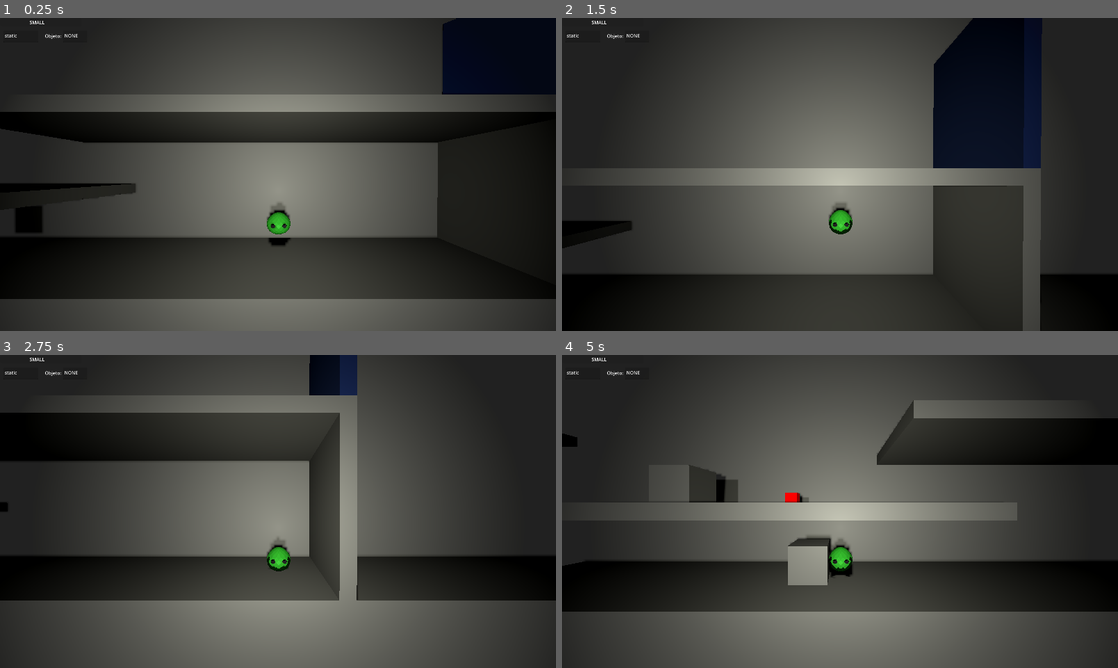
Above: before the commit, frames 1-4 (two rows, left to right).
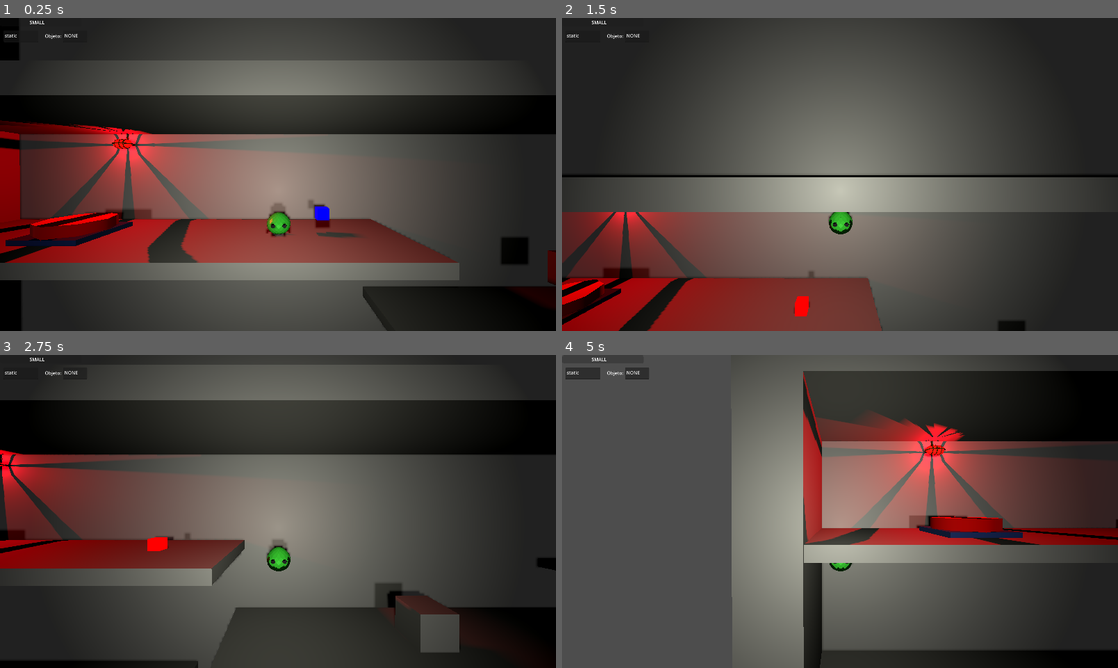
Above: after the commit, the same moments.

Repository: Isaac-Salas/GameOff2023
Game: Godot game, scene res://Levels/Level_0_tutorial.tscn
Same seed, same stepped clock (60 frames per second), same inputs: the game is played once before the commit and once after it. This scene is started directly instead of the project's main scene.
Inputs:
- Up to frame 1 (0.25 s): no input
- Up to frame 2 (1.5 s): tap Enter (ui_accept) at 0.5 s; hold D (Walk_Right) 0.53-1.28 s; hold W (Grow) 0.53-1.28 s; tap Space (Jump) at 0.77 s; hold Down (ui_down) from 1.28 s (still down); tap E (Interact) at 1.35 s
- Up to frame 3 (2.75 s): tap Space (Jump) at 1.52 s; release Down (ui_down) at 2.03 s; hold D (Walk_Right) from 2.03 s (still down); hold Z (Item) from 2.03 s (still down)
- Up to frame 4 (5 s): release D (Walk_Right) at 2.78 s; release Z (Item) at 2.78 s; hold Up (ui_up) 2.78-3.53 s; tap S (Shrink) at 2.85 s; tap Space (Jump) at 3.02, 3.77, 4.52 s; hold A (Walk_Left) from 3.53 s (still down); tap Q (Throw) at 3.6 s; tap V at 4.35 s

The runs differ from the first frame. In frame 1, 56% of the frame differs, in the area x 0-100%, y 0-100%; in frame 2, 40%; in frame 3, 56%; in frame 4, 72%.
Error before the commit: Invalid access to property or key 'global_position' on a base object of type 'null instance'. (res://ScriptsAux/CameraTest.gd:11)

Commit message:
Alex/tutorial level (#76)
Version 2 of the tutorial area

---------

Co-authored-by: Isaac Salas <iscprepa@gmail.com>

Diff:
--- a/Levels/Level_0_tutorial.tscn
+++ b/Levels/Level_0_tutorial.tscn
@@ -1,13 +1,14 @@
-[gd_scene load_steps=10 format=3 uid="uid://bllgeqfqfn5us"]
+[gd_scene load_steps=11 format=3 uid="uid://bllgeqfqfn5us"]
 
 [ext_resource type="PackedScene" uid="uid://dmiqo1mi1uic0" path="res://NPCs/SimpleCube.tscn" id="1_e423e"]
 [ext_resource type="PackedScene" uid="uid://dfesb1kbd4d35" path="res://Player/PlayerTest.tscn" id="2_j3s68"]
-[ext_resource type="Script" path="res://ScriptsAux/CameraTest.gd" id="3_vkrly"]
 [ext_resource type="PackedScene" uid="uid://b8uiphfwfgnq2" path="res://UI/ui.tscn" id="4_hnf06"]
 [ext_resource type="PackedScene" uid="uid://ccd0mnyoukcva" path="res://GridMaps/Floor.tscn" id="5_kexi1"]
 [ext_resource type="PackedScene" uid="uid://i3q7kyt2yprg" path="res://level_design_objects/Door.tscn" id="6_n8a4u"]
-[ext_resource type="PackedScene" uid="uid://8s4icav3lfbd" path="res://level_design_objects/Button.tscn" id="7_q3wgi"]
+[ext_resource type="PackedScene" uid="uid://wuf47xtgw8ba" path="res://level_design_objects/Button.tscn" id="7_q3wgi"]
 [ext_resource type="PackedScene" uid="uid://cx46mlukul3fs" path="res://Pickups/PickObject.tscn" id="8_7dfna"]
+[ext_resource type="PackedScene" uid="uid://dsg7odw1y5gtq" path="res://level_design_objects/Red_Lamp.tscn" id="9_f4su8"]
+[ext_resource type="PackedScene" uid="uid://b06is8e3j18mu" path="res://level_design_objects/Area_Trigger.tscn" id="10_2w7g2"]
 
 [sub_resource type="GDScript" id="GDScript_j1kna"]
 script/source = "extends Node3D
@@ -47,7 +48,7 @@
 freeze_mode = 1
 
 [node name="Player" parent="." instance=ExtResource("2_j3s68")]
-transform = Transform3D(1, 0, 0, 0, 1, 0, 0, 0, 1, -2.98, 6.127, 0)
+transform = Transform3D(1, 0, 0, 0, 1, 0, 0, 0, 1, -68.7286, 17.2697, 0)
 
 [node name="Camera3D3" type="Camera3D" parent="Player"]
 transform = Transform3D(1, 0, 0, 0, 0.999982, 0.00607368, 0, -0.00607368, 0.999982, 0, 4.16689, 15.2937)
@@ -56,7 +57,6 @@
 fov = 82.1
 size = 30.0
 near = 0.001
-script = ExtResource("3_vkrly")
 
 [node name="DirectionalLight3D" type="DirectionalLight3D" parent="Player/Camera3D3"]
 transform = Transform3D(1, 0, 0, 0, 0.999982, -0.00607368, 0, 0.00607368, 0.999982, 0, 0, 0)
@@ -116,8 +116,23 @@
 [node name="Platform6" parent="Terrain/platforms" instance=ExtResource("5_kexi1")]
 transform = Transform3D(-0.00329494, 1, 0, -11.8, -0.000279232, 0, 0, 0, 10, 15.545, 9.88, 0)
 
+[node name="Platform7" parent="Terrain/platforms" instance=ExtResource("5_kexi1")]
+transform = Transform3D(200, 0, 0, 0, 2, 0, 0, 0, 11.3, 1.19171, 28.441, -0.662)
+
+[node name="Platform8" parent="Terrain/platforms" instance=ExtResource("5_kexi1")]
+transform = Transform3D(-0.00329494, 1, 0, -11.8, -0.000279232, 0, 0, 0, 3, 15.545, 21.679, -3.72967)
+
+[node name="Platform9" parent="Terrain/platforms" instance=ExtResource("5_kexi1")]
+transform = Transform3D(-0.00329494, 1, 0, -11.8, -0.000279232, 0, 0, 0, 3, 15.545, 21.679, 3.50922)
+
+[node name="Platform10" parent="Terrain/platforms" instance=ExtResource("5_kexi1")]
+transform = Transform3D(-0.00164747, 1, 0, -5.9, -0.000279232, 0, 0, 0, 5, 15.545, 24.6619, -0.104338)
+
+[node name="Platform11" parent="Terrain/platforms" instance=ExtResource("5_kexi1")]
+transform = Transform3D(40, 0, 0, 0, 12, 0, 0, 0, 10, 35.949, 9.76838, 0)
+
 [node name="Floor5" parent="Terrain" instance=ExtResource("5_kexi1")]
-transform = Transform3D(40, 0, 0, 0, 1, 0, 0, 0, 10, -78.248, 15.279, 0)
+transform = Transform3D(40, 0, 0, 0, 1, 0, 0, 0, 10, -78.248, 15.279, -0.05)
 
 [node name="Floor6" parent="Terrain" instance=ExtResource("5_kexi1")]
 transform = Transform3D(204, 0, 0, 0, 2, 0, 0, 0, 10, 0, -1, 0)
@@ -135,14 +150,26 @@
 transform = Transform3D(5, 0, 0, 0, 5, 0, 0, 0, 5, -85.7361, 15.9423, 0)
 
 [node name="Pickable" parent="." instance=ExtResource("8_7dfna")]
-transform = Transform3D(3, 0, 0, 0, 3, 0, 0, 0, 3, -33.008, 17.851, 0)
+transform = Transform3D(3, 0, 0, 0, 3, 0, 0, 0, 3, -65.0082, 17.851, 0)
 
 [node name="Door" type="Node3D" parent="."]
-transform = Transform3D(-4.37114e-08, 0, -1, 0, 1, 0, 1, 0, -4.37114e-08, 15.545, 13.778, -5)
+transform = Transform3D(-2.18557e-08, 0, -0.5, 0, 0.5, 0, 0.5, 0, -2.18557e-08, 15.545, 13.778, -2.40876)
 
 [node name="Door" parent="Door" instance=ExtResource("6_n8a4u")]
+transform = Transform3D(-3.61999e-06, 0, 1, 0, 1, 0, -1, 0, -3.61999e-06, 0, 0, 0)
+
+[node name="MeshInstance3D" parent="Door/Door" index="0"]
+transform = Transform3D(1, 0, 0, 0, 1, 0, 0, 0, 1, 4.66225, 6, -0.406929)
+
+[node name="Node3D" parent="." instance=ExtResource("9_f4su8")]
+transform = Transform3D(-4.37114e-08, -1, 3.48787e-16, 1, -4.37114e-08, -3.48787e-16, 3.48787e-16, 3.48787e-16, 1, -85.7554, 24.2082, -4.30008)
+
+[node name="Trigger" parent="." instance=ExtResource("10_2w7g2")]
+transform = Transform3D(12, 0, 0, 0, 12, 0, 0, 0, 12, 31.1414, 19.6469, 2.08165e-12)
 
 [connection signal="pressed" from="Button" to="Door/Door" method="toggle_door"]
+[connection signal="body_entered" from="Trigger" to="Door/Door" method="_on_trigger_body_entered"]
+[connection signal="entered" from="Trigger" to="Door/Door" method="toggle_door"]
 
 [editable path="Terrain/Foreground"]
 [editable path="Button"]
--- /dev/null
+++ b/level_design_objects/Area_Trigger.gd
@@ -0,0 +1,10 @@
+extends Area3D
+
+
+signal entered(state, body)
+
+
+func _on_body_entered(body):
+	if body.name == "Player":
+		emit_signal("entered", false, body)
+		queue_free()
--- /dev/null
+++ b/level_design_objects/Area_Trigger.tscn
@@ -0,0 +1,13 @@
+[gd_scene load_steps=3 format=3 uid="uid://b06is8e3j18mu"]
+
+[ext_resource type="Script" path="res://level_design_objects/Area_Trigger.gd" id="1_3ib6t"]
+
+[sub_resource type="BoxShape3D" id="BoxShape3D_idc0m"]
+
+[node name="Trigger" type="Area3D"]
+script = ExtResource("1_3ib6t")
+
+[node name="CollisionShape3D" type="CollisionShape3D" parent="."]
+shape = SubResource("BoxShape3D_idc0m")
+
+[connection signal="body_entered" from="." to="." method="_on_body_entered"]
--- a/level_design_objects/Button.gd
+++ b/level_design_objects/Button.gd
@@ -1,15 +1,23 @@
 extends StaticBody3D
 @onready var anim = $AnimationPlayer
 signal pressed(state, body)
+var state = false
+var n_inside = 0
 func _ready():
 	anim.play("Pressed Up")
 
 func _on_button_hitbox_body_entered(body):
 	if body.name != "ButCol":
-		emit_signal("pressed", true, body)
-		anim.play("Pressed Down")
+		n_inside += 1
+		if  not state:
+			state = true
+			emit_signal("pressed", state, body)
+			anim.play("Pressed Down")
 
 func _on_button_hitbox_body_exited(body):
 	if body.name != "ButCol":
-		emit_signal("pressed", false, body)
-		anim.play("Pressed Up")
+		n_inside -= 1
+		if state and n_inside == 0:
+			state = false
+			emit_signal("pressed", state, body)
+			anim.play("Pressed Up")
--- a/level_design_objects/Button.tscn
+++ b/level_design_objects/Button.tscn
@@ -15,7 +15,7 @@
 
 [sub_resource type="CylinderMesh" id="CylinderMesh_j5eeq"]
 material = SubResource("StandardMaterial3D_7udn0")
-height = 0.0
+height = 0.2
 radial_segments = 8
 
 [sub_resource type="CylinderShape3D" id="CylinderShape3D_js7wv"]
@@ -121,7 +121,7 @@
 mesh = SubResource("BoxMesh_1l4hn")
 
 [node name="Button" type="MeshInstance3D" parent="."]
-transform = Transform3D(1, 0, 0, 0, 1, 0, 0, 0, 1, 0, 0.010619, 0)
+transform = Transform3D(1, 0, 0, 0, 1, 0, 0, 0, 1, 0, 0.136475, 0)
 mesh = SubResource("CylinderMesh_j5eeq")
 
 [node name="ButCol" type="StaticBody3D" parent="Button"]
@@ -130,6 +130,7 @@
 shape = SubResource("CylinderShape3D_js7wv")
 
 [node name="AnimationPlayer" type="AnimationPlayer" parent="."]
+reset_on_save = false
 libraries = {
 "": SubResource("AnimationLibrary_vkulr")
 }
--- a/level_design_objects/Door.tscn
+++ b/level_design_objects/Door.tscn
@@ -78,6 +78,8 @@
 
 [node name="Door" type="StaticBody3D"]
 transform = Transform3D(-3.61999e-06, 0, 1, 0, 1, 0, -1, 0, -3.61999e-06, 0, 0, 0)
+collision_layer = 3
+collision_mask = 3
 script = ExtResource("1_2pxd8")
 
 [node name="MeshInstance3D" type="MeshInstance3D" parent="."]
--- /dev/null
+++ b/level_design_objects/Red_Lamp.tscn
@@ -0,0 +1,85 @@
+[gd_scene load_steps=8 format=3 uid="uid://dsg7odw1y5gtq"]
+
+[sub_resource type="StandardMaterial3D" id="StandardMaterial3D_at6lh"]
+albedo_color = Color(0.913725, 0.247059, 0.207843, 1)
+emission_enabled = true
+emission = Color(0.780392, 0, 0, 1)
+emission_energy_multiplier = 4.78
+
+[sub_resource type="CapsuleMesh" id="CapsuleMesh_rqfkl"]
+material = SubResource("StandardMaterial3D_at6lh")
+uv2_padding = 2.54
+radial_segments = 4
+rings = 1
+
+[sub_resource type="StandardMaterial3D" id="StandardMaterial3D_wkeym"]
+albedo_color = Color(0.509804, 0.286275, 0, 1)
+
+[sub_resource type="TorusMesh" id="TorusMesh_ban8v"]
+material = SubResource("StandardMaterial3D_wkeym")
+inner_radius = 0.45
+outer_radius = 0.54
+rings = 8
+ring_segments = 8
+
+[sub_resource type="BoxMesh" id="BoxMesh_3qi8e"]
+material = SubResource("StandardMaterial3D_wkeym")
+size = Vector3(1.5, 0.1, 0.1)
+
+[sub_resource type="BoxMesh" id="BoxMesh_4w3h3"]
+material = SubResource("StandardMaterial3D_wkeym")
+size = Vector3(0.2, 1.5, 0.2)
+
+[sub_resource type="CapsuleMesh" id="CapsuleMesh_wf2et"]
+material = SubResource("StandardMaterial3D_wkeym")
+radius = 0.1
+height = 0.4
+radial_segments = 4
+rings = 1
+
+[node name="Node3D" type="Node3D"]
+transform = Transform3D(-4.37114e-08, -1, 3.48787e-16, 1, -4.37114e-08, -3.48787e-16, 3.48787e-16, 3.48787e-16, 1, 0, 0, 0)
+
+[node name="LampBody" type="MeshInstance3D" parent="."]
+mesh = SubResource("CapsuleMesh_rqfkl")
+
+[node name="Ring" type="MeshInstance3D" parent="."]
+mesh = SubResource("TorusMesh_ban8v")
+
+[node name="Ring2" type="MeshInstance3D" parent="."]
+transform = Transform3D(1, 0, 0, 0, 1, 0, 0, 0, 1, 2.08165e-12, 0.444, 2.08165e-12)
+mesh = SubResource("TorusMesh_ban8v")
+
+[node name="Ring3" type="MeshInstance3D" parent="."]
+transform = Transform3D(1, 1.21652e-31, 0, 1.21652e-31, 1, 0, 0, 0, 1, 7.58352e-13, -0.44403, 2.08165e-12)
+mesh = SubResource("TorusMesh_ban8v")
+
+[node name="Support" type="MeshInstance3D" parent="."]
+transform = Transform3D(1, 1.21652e-31, 0, 1.21652e-31, 1, 0, 0, 0, 1, 0.855098, -3.73754e-08, -0.688423)
+mesh = SubResource("BoxMesh_3qi8e")
+
+[node name="Cable" type="MeshInstance3D" parent="."]
+transform = Transform3D(1, 1.21652e-31, 0, 1.21652e-31, 1, 0, 0, 0, 1, 2.08165e-12, 2.08165e-12, -0.641)
+mesh = SubResource("BoxMesh_4w3h3")
+
+[node name="OmniLight3D" type="OmniLight3D" parent="."]
+transform = Transform3D(1, 0, 0, 0, 1, 0, 0, 0, 1, 2.08165e-12, 2.08165e-12, 2.08165e-12)
+layers = 3
+light_color = Color(0.984314, 0, 0.0666667, 1)
+light_energy = 6.841
+light_bake_mode = 1
+shadow_enabled = true
+shadow_normal_bias = 2.212
+shadow_transmittance_bias = 8.454
+shadow_blur = 0.39
+distance_fade_enabled = true
+omni_range = 60.0
+omni_attenuation = 0.812252
+
+[node name="LongRing" type="MeshInstance3D" parent="."]
+transform = Transform3D(-9.17939e-08, 1, 4.18544e-16, -2.1, -4.37114e-08, -4.18544e-16, -7.32452e-16, -3.48787e-16, 1.2, 2.08165e-12, 2.08165e-12, 2.08165e-12)
+mesh = SubResource("TorusMesh_ban8v")
+
+[node name="Cableties" type="MeshInstance3D" parent="."]
+transform = Transform3D(1, 1.21652e-31, 0, 1.21652e-31, 1, 0, 0, 0, 0.5, 0.770977, -3.37005e-08, -0.68594)
+mesh = SubResource("CapsuleMesh_wf2et")
Not shown: 1 places in level_design_objects/Button.tscn that only renumber resources
